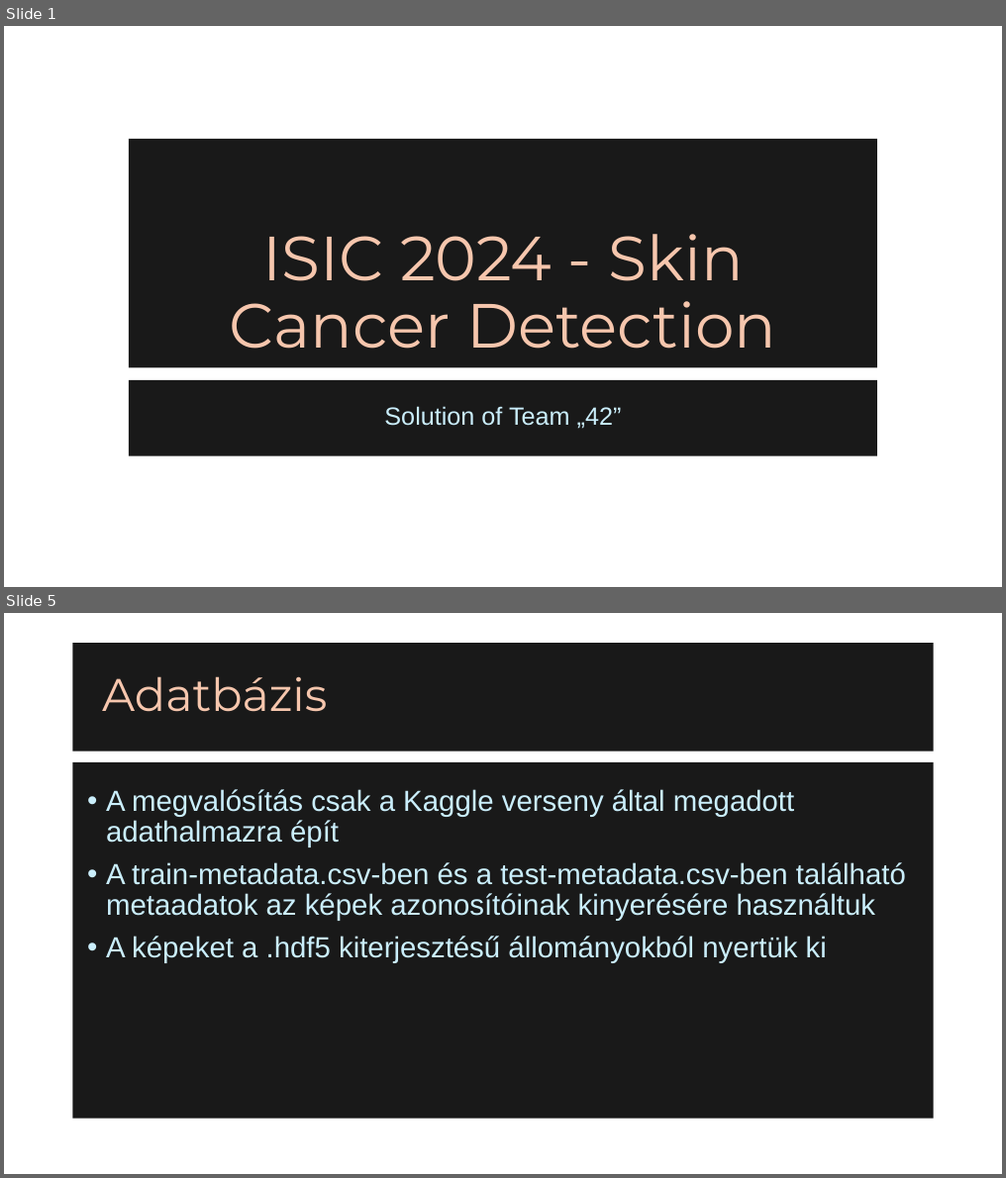
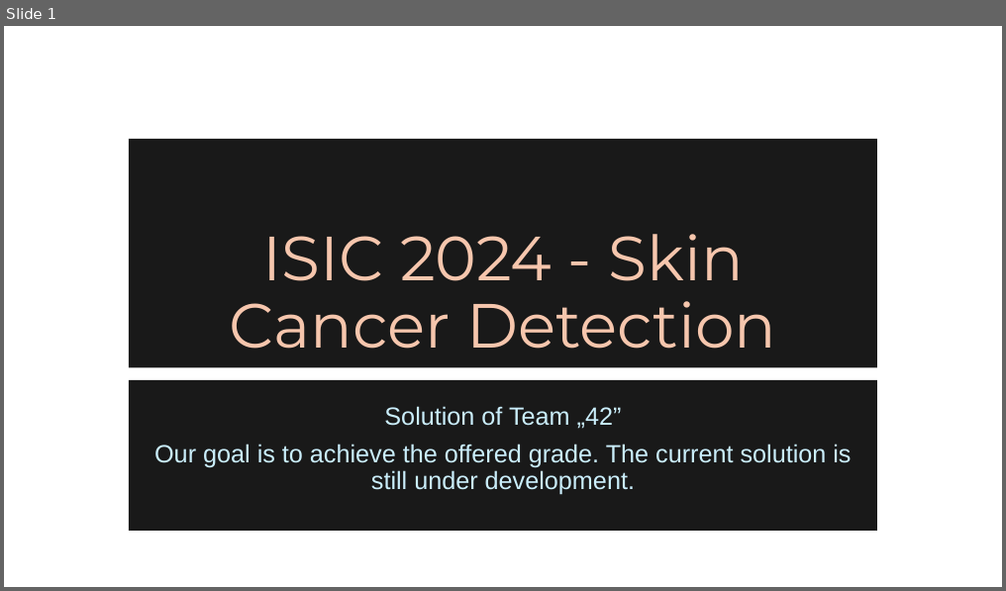
Before and after one commit to Agoston03/Deep-Learning-42, a slide deck: team42.pptx. Shown one above the other, each under a label of ours: slides 1 and 5 before the commit, slide 1 after it; the slides between them are not shown. The pictures are 1006x1178 and 1006x591 pixels, drawn with LibreOffice and Linux fonts; fonts in the diff are those of the drawing; background and template pictures are left out. Boxes give left, top, right and bottom in pixels: in the first picture for what was removed or moved away, otherwise in the second. Text is boxed around its words. In the diff, an @@ line names an element or a change of style, - is before the commit and + after.

```diff
--- a/team42.pptx
+++ b/team42.pptx
@@ slide 5 removed at (4,613,1002,1174), background picture (left out) @@
@@ title removed at (73,643,934,752) @@
-Adatbázis
@@ text removed at (73,762,934,1119) @@
-• A megvalósítás csak a Kaggle verseny által megadott adathalmazra épít
-• A train-metadata.csv-ben és a test-metadata.csv-ben található metaadatok az képek azonosítóinak kinyerésére használtuk
-• A képeket a .hdf5 kiterjesztésű állományokból nyertük ki
@@ slide 1 changed as well @@
@@ subtitle "Solution of Team „42”": place and size @@
-subtitle "Solution of Team „42”" at (129,380,877,457)
+subtitle "Solution of Team „42”" at (129,380,877,531)
@@ subtitle at (154,444,850,495): paragraph added @@
+Our goal is to achieve the offered grade. The current solution is still under development.
```
Also in this commit, not shown: 6 slides added, 4 other slides removed.
